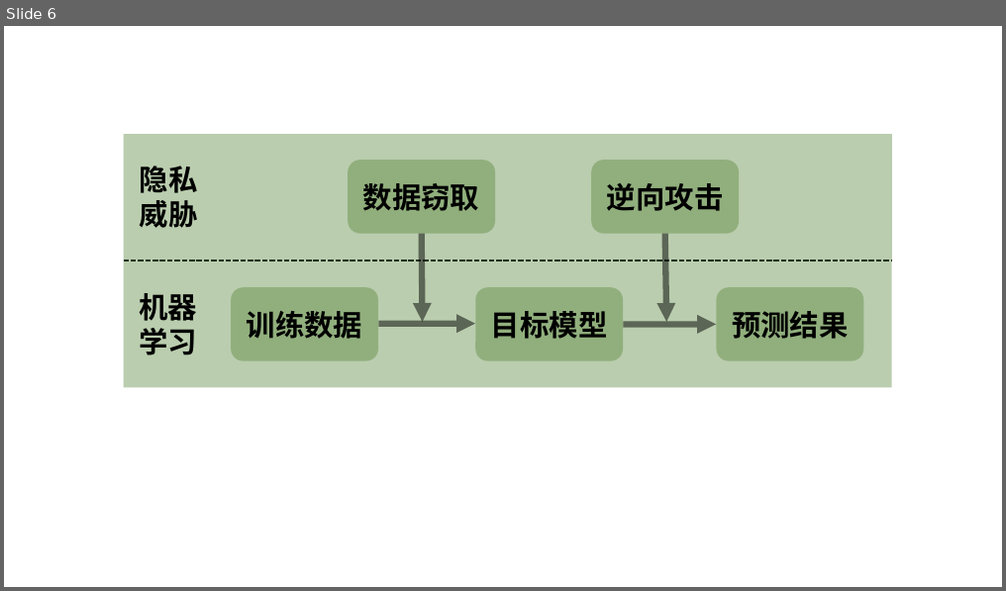
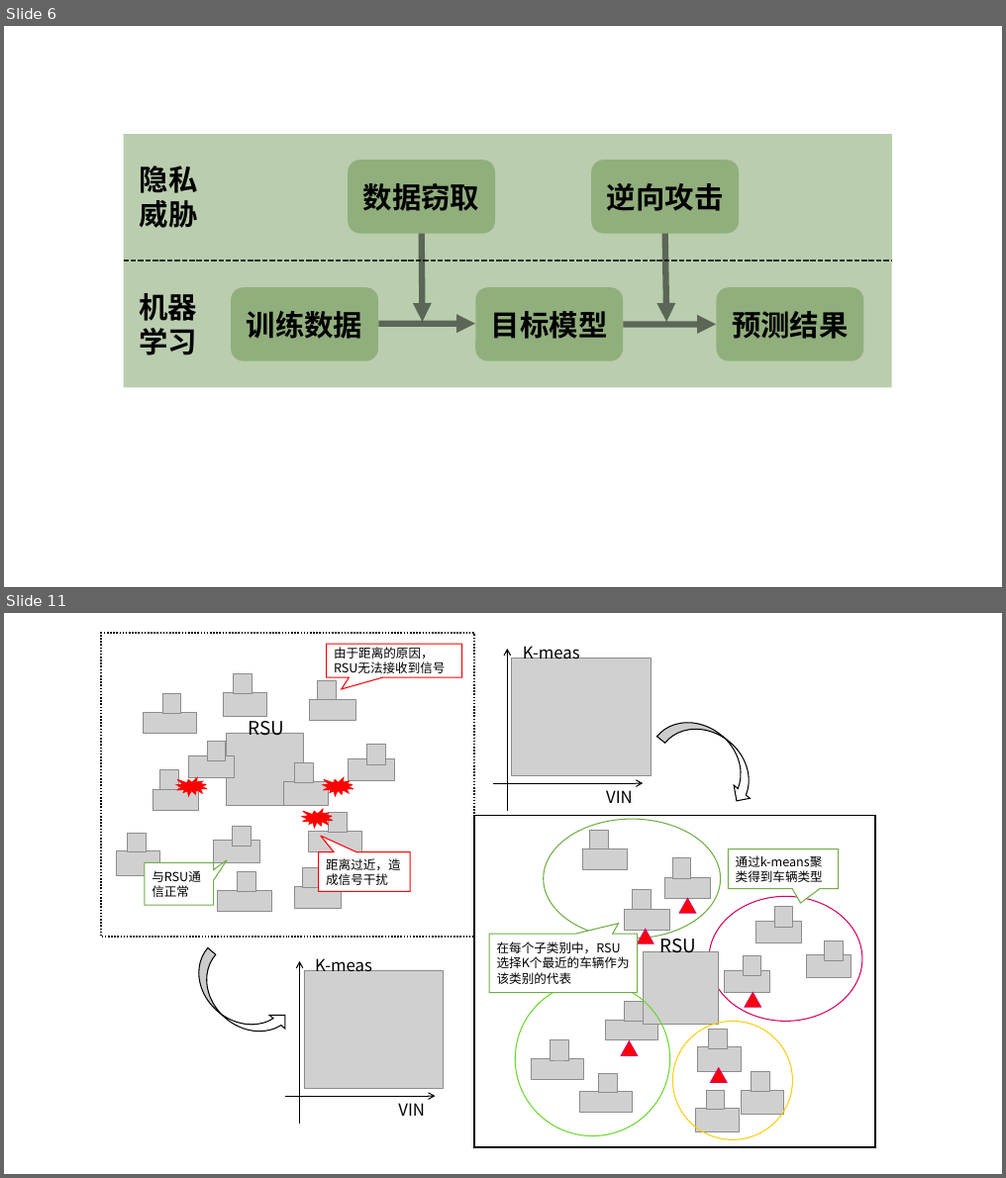
Before and after one commit to lao1a0/Iov-with-FL, a slide deck: 03-01组会/演示文稿1.pptx. Shown one above the other, each under a label of ours: slide 6 before the commit, slides 6 and 11 after it; the slides between them are not shown. The pictures are 1006x591 and 1006x1178 pixels, drawn with LibreOffice and Linux fonts; fonts in the diff are those of the drawing; grey boxes stand for pictures. Boxes give left, top, right and bottom in pixels: in the first picture for what was removed or moved away, otherwise in the second. Text is boxed around its words. In the diff, an @@ line names an element or a change of style, - is before the commit and + after.

```diff
--- a/03-01组会/演示文稿1.pptx
+++ b/03-01组会/演示文稿1.pptx
@@ slide 11 added at (4,613,1002,1174), background #FFFFFF @@
@@ group added at (101,633,875,1148): 52 pictures, 6 texts, 5 speech boxes, 5 triangles, 4 arrows, 4 ellipses, 3 irregular seals, 2 rectangles, 2 curved right arrows @@
+VIN
+K-meas
+RSU
+由于距离的原因，RSU无法接收到信号
+距离过近，造成信号干扰
+与RSU通信正常
+RSU
+通过k-means聚类得到车辆类型
+在每个子类别中，RSU选择K个最近的车辆作为该类别的代表
+VIN
+K-meas
```
Also in this commit, not shown: 11 other slides added, 10 other files.
